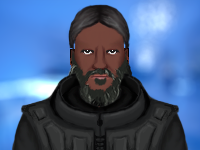
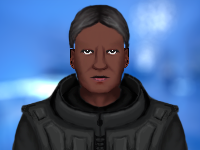
Two versions of the same layered image (w=200, h=150). Layer-by-layer changes:
hid "Scrappy" over [68, 47, 134, 107]
added layer "empire4_lips #1-b" in group "Mouth" over [87, 74, 113, 90]
hid "ka'def" over [87, 73, 113, 84]
